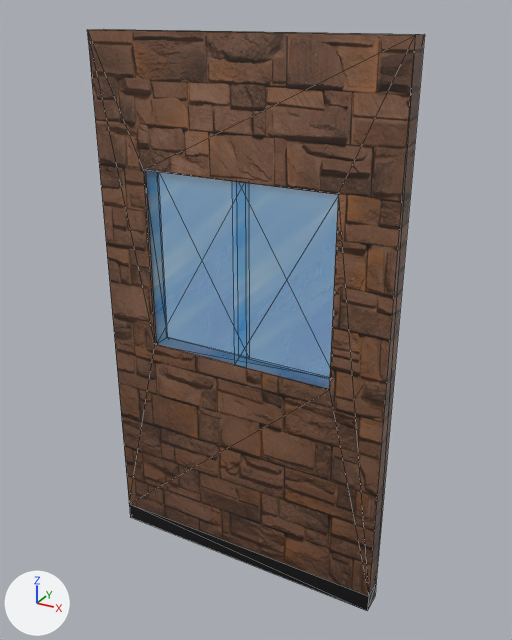
The FBX model Assets/XanaBuilder Assets/Models/ARC/02_Modular/ARC0210027_Wall27/ARC0210027.fbx as it was, and as the next commit left it.
Camera for both pictures: a camera (50 mm lens) standing at (0.98, -3.2, 3.39) and looking at (-0.86, 0.14, 1.72). The lights are fixed; the arrows at lower left show +X, +Y and +Z. Mesh edges are drawn as thin lines. Where no turn or scale is listed for an object, it has been applied to the vertices.

Before the edit, the objects in view are built like this:
```python
mat_mtarc0210027_placemode = principled_material('mtARC0210027_PlaceMode')
mat_mtarc0210027_placemode.texture = img_txarc0210027_diffuse_png  # with its transparency
me_mesh = bpy.data.meshes.new('Mesh')
me_mesh.from_pydata(...)  # 36 vertices, 46 faces; spans x -1.82..0.0, y 0.0..0.14, z 0.0..3.28
me_mesh.materials.append(mat_mtarc0210027_placemode)  # picture img_txarc0210027_diffuse_png
ob_smarc0210027 = bpy.data.objects.new('smARC0210027', me_mesh)
ob_smarc0210027.location = (0.0, 0.0, 0.0)
```
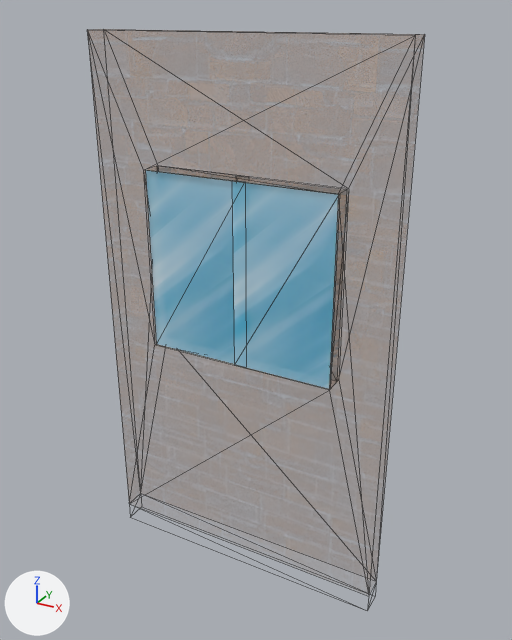
Where the change shows, as pixel boxes [x1, y1, x2, y2] in the pictures (512 x 640 px):
'smARC0210027', surface changed
    both: [87, 29, 425, 611]

What changed in the scene script:
```text
Change img_txarc0210027_diffuse_png:
    img_txarc0210027_diffuse_png: load_image('txARC0210027_Diffuse.png', '_unpacked/txARC0210027_Diffuse.png', 1024, 1024, 'sRGB') -> load_image('txARC0210027_Diffuse.png', 'txARC0210027_Diffuse.png', 1024, 1024, 'Non-Color')
Change mat_mtarc0210027_placemode:
    add n3 = _N.new('ShaderNodeTexImage'); n3.name = 'Image Texture.001'
    add n3.image = img_txarc0210027_diffuse_png
    where n2 = _N.new('ShaderNodeTexImage'); n2.name = 'Image Texture'
    where n0 = _N.new('ShaderNodeBsdfPrincipled'); n0.name = 'Principled BSDF'
    remove _L.new(n2.outputs[1], n0.inputs[4])  # 'Alpha' to 'Alpha'
    add _L.new(n3.outputs[0], n0.inputs[4])  # 'Color' to 'Alpha'
```
